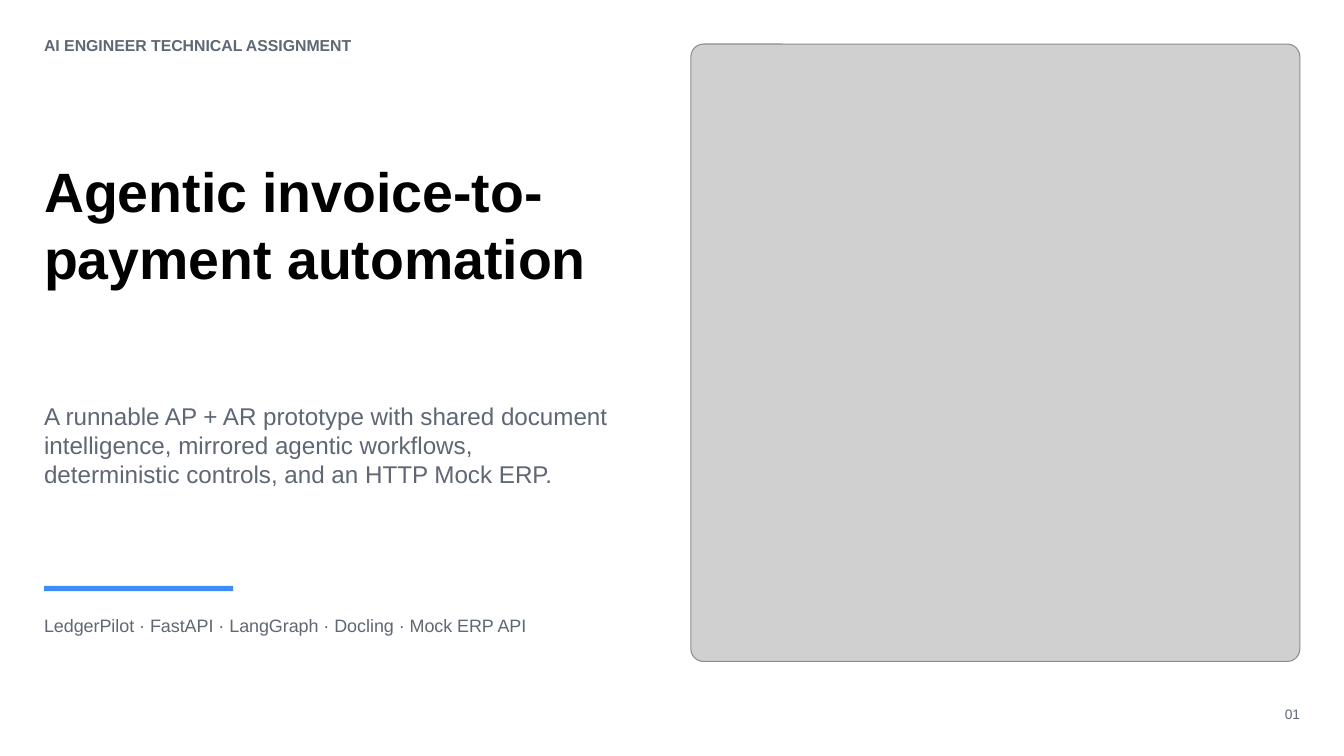
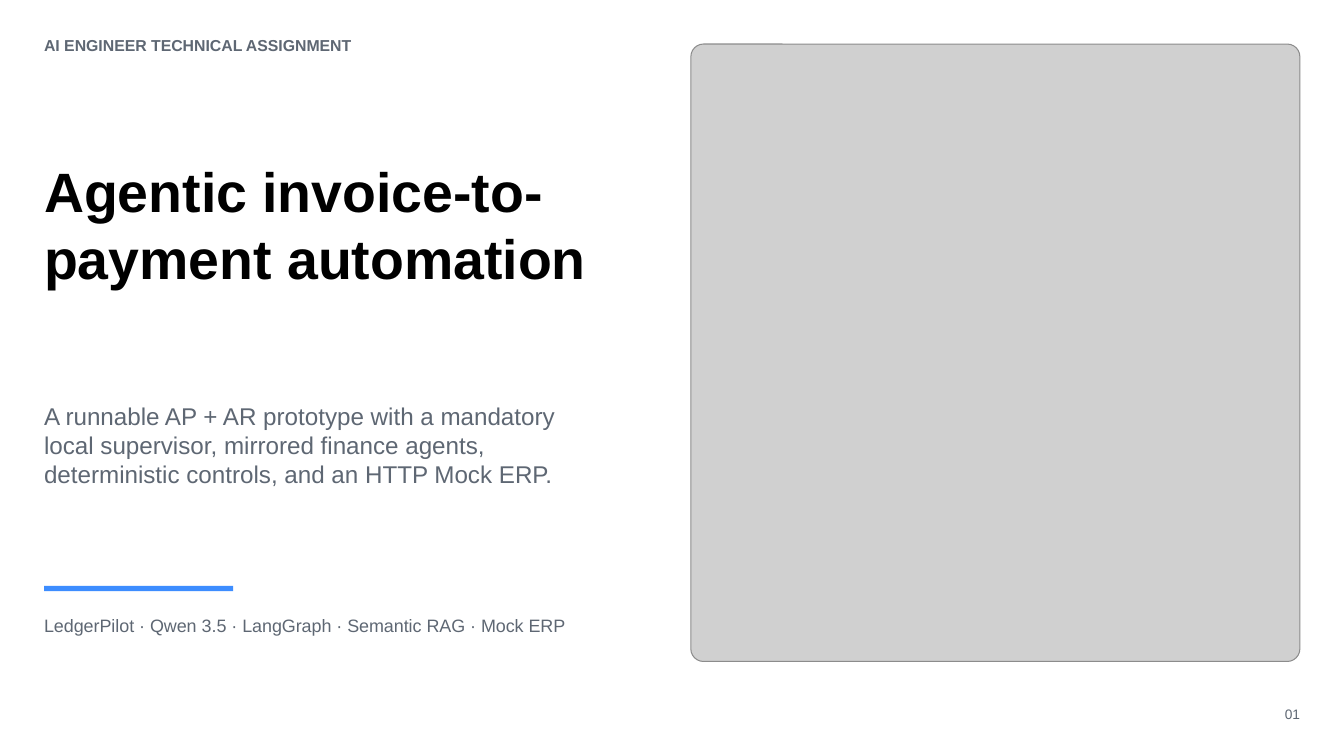
Before and after one commit to saifs1315/Agentic-Invoice-to-Payment, a slide deck: slide 1 of presentation/LedgerPilot_Assignment_Deck.pptx. Drawn at 1344x756 pixels with LibreOffice and Linux fonts; fonts in the diff are those of the drawing; grey boxes stand for pictures. Boxes give left, top, right and bottom in pixels: in the first picture for what was removed or moved away, otherwise in the second. Text is boxed around its words. In the diff, an @@ line names an element or a change of style, - is before the commit and + after.

Commit message:
Make AP and AR workflows mandatory AI agents

```diff
--- a/presentation/LedgerPilot_Assignment_Deck.pptx
+++ b/presentation/LedgerPilot_Assignment_Deck.pptx
@@ text at (44,407,555,486): text changed @@
-A runnable AP + AR prototype with shared document intelligence, mirrored agentic workflows, deterministic controls, and an HTTP Mock ERP.
+A runnable AP + AR prototype with a mandatory local supervisor, mirrored finance agents, deterministic controls, and an HTTP Mock ERP.
@@ text at (44,619,566,636): text changed @@
-LedgerPilot · FastAPI · LangGraph · Docling · Mock ERP API
+LedgerPilot · Qwen 3.5 · LangGraph · Semantic RAG · Mock ERP
```
Also in this commit, not shown: 8 other slides changed, 38 other files.
